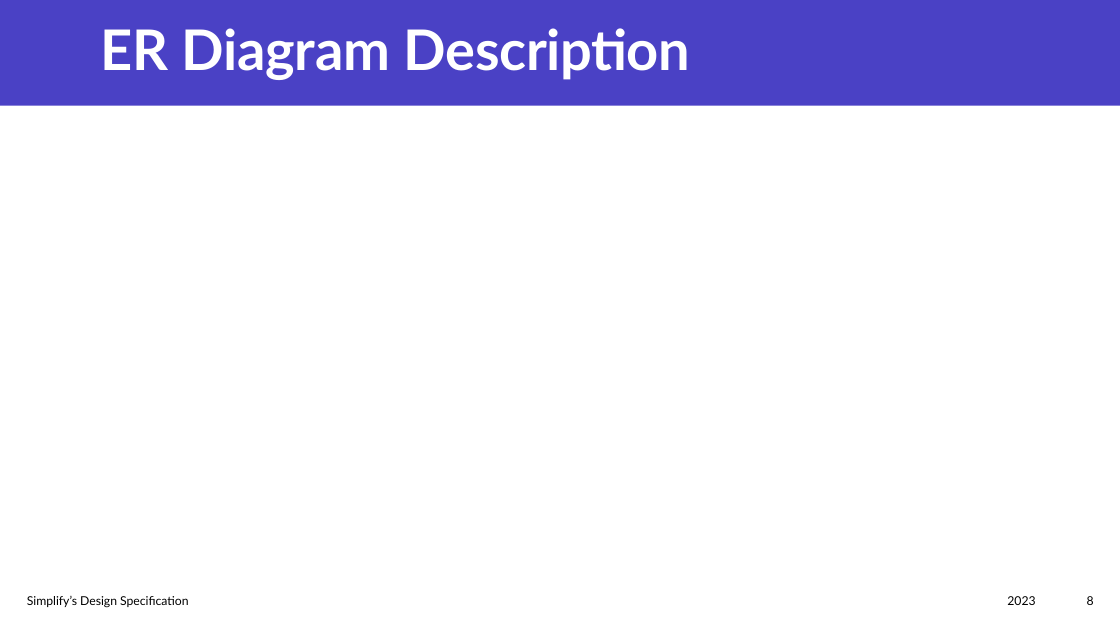
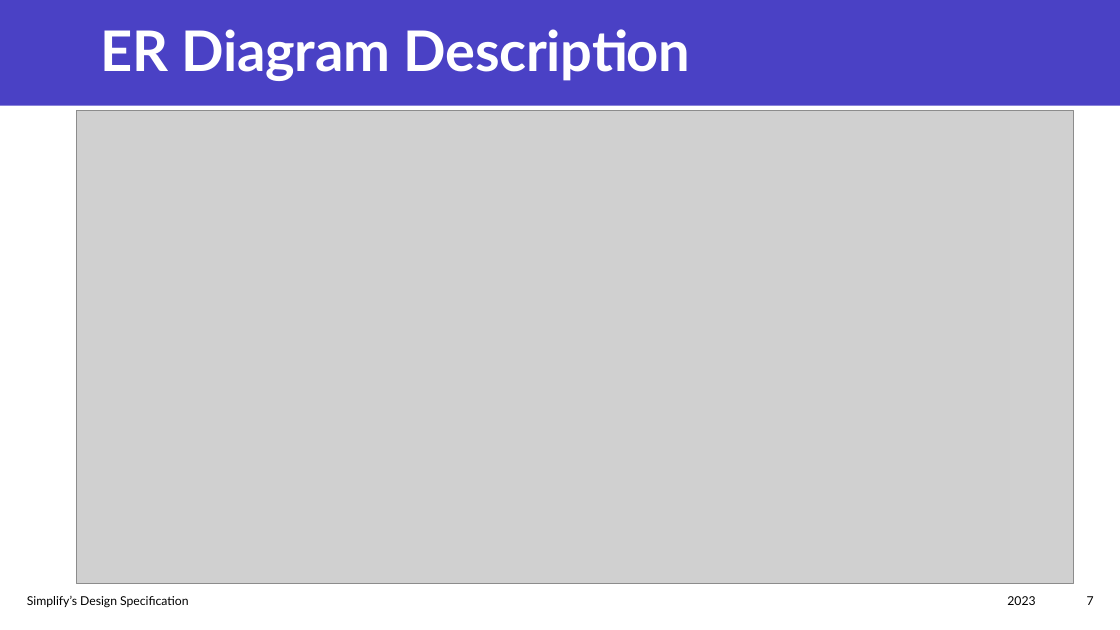
Before and after one commit to praharsh05/ITech-Group, a slide deck: slide 7 of Design specification/ITech_GP.pptx (slide 8 before the commit). Drawn at 1120x630 pixels with LibreOffice and Linux fonts; fonts in the diff are those of the drawing; grey boxes stand for pictures. Boxes give left, top, right and bottom in pixels: in the first picture for what was removed or moved away, otherwise in the second. Text is boxed around its words. In the diff, an @@ line names an element or a change of style, - is before the commit and + after.

```diff
--- a/Design specification/ITech_GP.pptx
+++ b/Design specification/ITech_GP.pptx
@@ picture added at (x1=76, y1=110, x2=1074, y2=584) @@
@@ page number at (x1=1087, y1=596, x2=1094, y2=605): text changed @@
-8
+7
```
Also in this commit, not shown: 5 other slides changed, 4 slides added, 5 slides removed, 1 other file.
